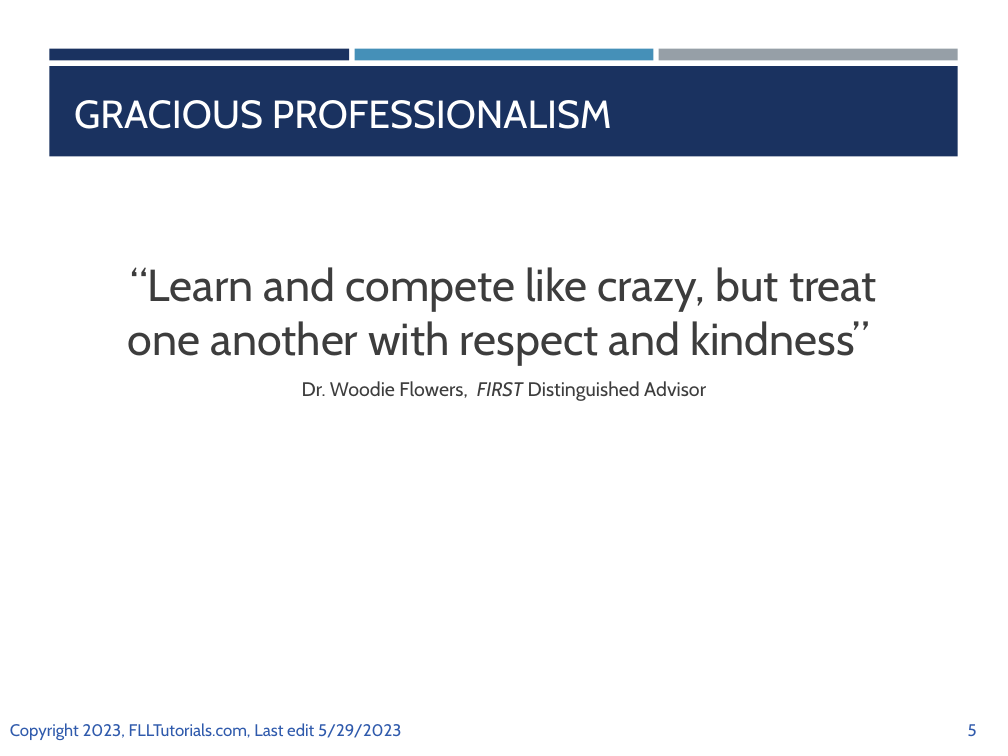
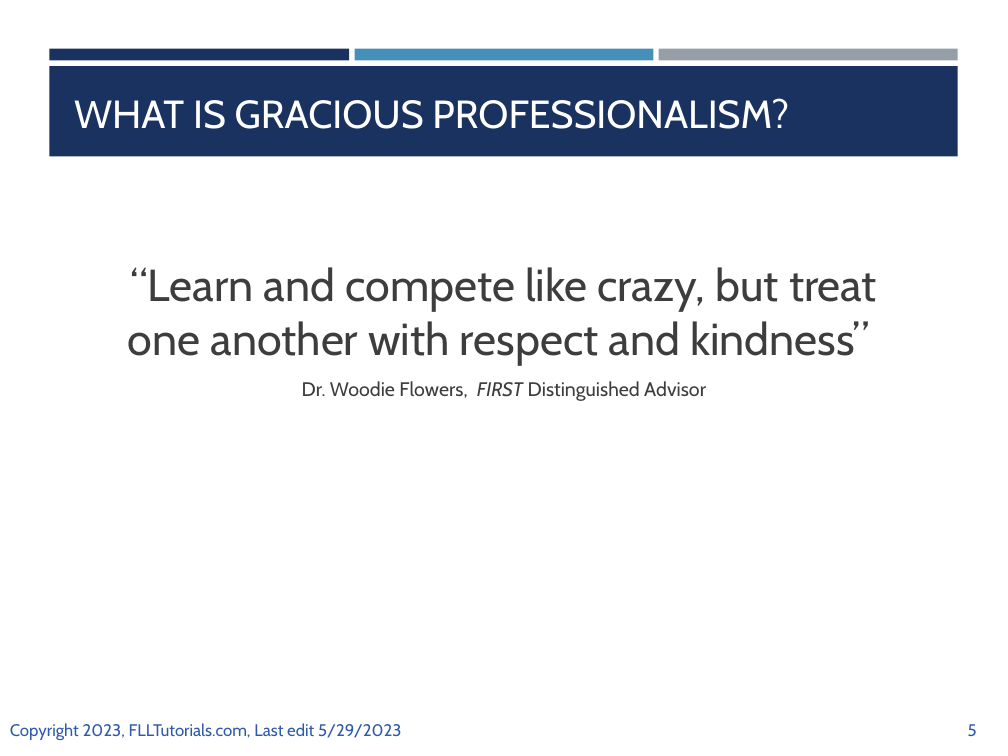
Before and after one commit to ev3lessons/FLL-Tutorials, a slide deck: slide 5 of translations/en-us/CoreValues/IntroductiontoCV.pptx. Drawn at 1008x756 pixels with LibreOffice and Linux fonts; fonts in the diff are those of the drawing. Boxes give left, top, right and bottom in pixels: in the first picture for what was removed or moved away, otherwise in the second. Text is boxed around its words. In the diff, an @@ line names an element or a change of style, - is before the commit and + after.

```diff
--- a/translations/en-us/CoreValues/IntroductiontoCV.pptx
+++ b/translations/en-us/CoreValues/IntroductiontoCV.pptx
@@ title at [74, 98, 789, 129]: text changed @@
-GRACIOUS PROFESSIONALISM
+WHAT IS GRACIOUS PROFESSIONALISM?
```
Also in this commit, not shown: 8 other slides changed, 1 slide removed, 3 other files.
